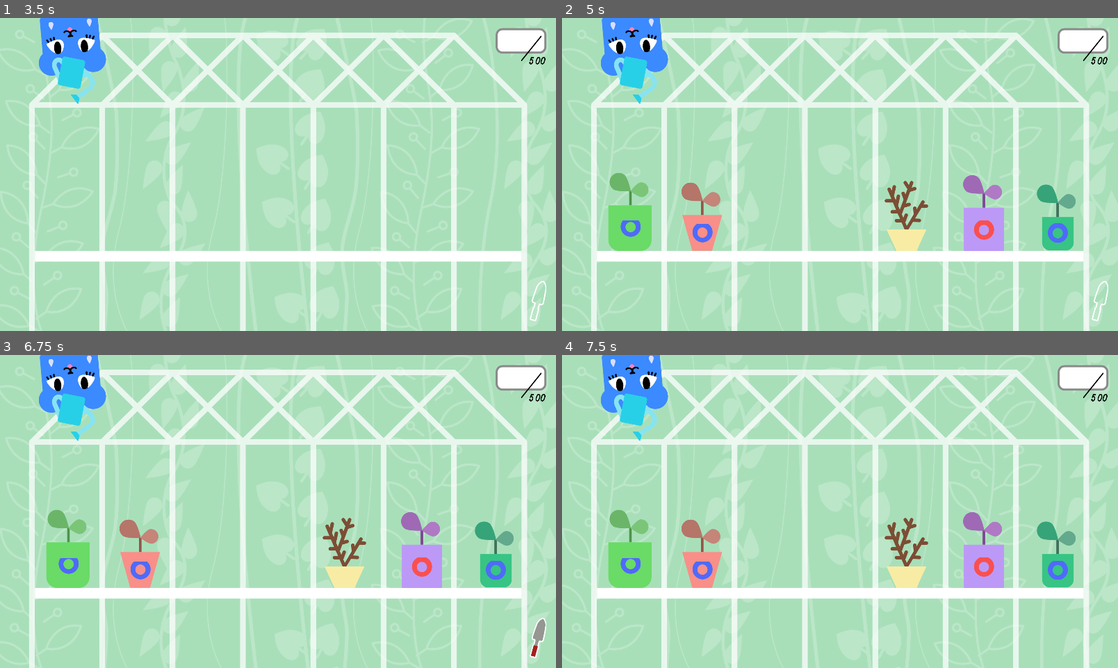
Above: before the commit, frames 1-4 (two rows, left to right).
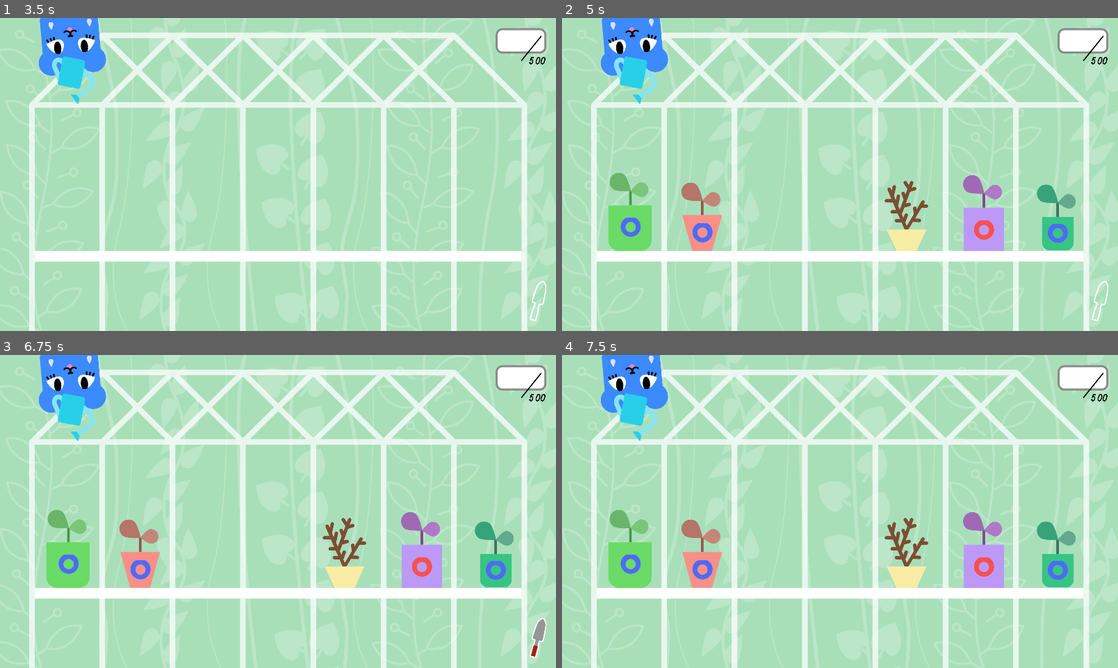
Above: after the commit, the same moments.

Repository: Janakanty/Mongoose-Garden
Game: Godot game, scene res://src/mainGamePlay/main.tscn
Two runs of this game, one before a commit and one after it. Both use one fixed random seed, a clock stepped at 60 frames per second and the inputs below.
Inputs:
- Up to frame 1 (3.5 s): hold Right (right) 0.53-1.28 s; tap E (e) at 0.6, 3.05 s; tap P (p) at 0.8, 1.35 s; tap Enter at 1.25, 2.75 s; hold Down (down) 1.28-2.03 s; tap R (r) at 1.55, 2.1 s; tap Space (space) at 2 s; hold Right (right) 2.03-2.78 s; tap W (w) at 2.3, 2.85 s; hold Up (up) from 2.78 s (still down)
- Up to frame 2 (5 s): tap Space (space) at 3.5 s; release Up (up) at 3.53 s; hold Left (left) from 3.53 s (still down); tap E (e) at 3.6 s; tap P (p) at 3.8, 4.35 s; tap Enter at 4.25 s; tap R (r) at 4.55 s
- Up to frame 3 (6.75 s): tap Space (space) at 5, 6.6 s; release Left (left) at 5.03 s; hold Down (down) 5.03-5.78 s; tap Q (q) at 5.1 s; tap W (w) at 5.3 s; hold Right (right) 5.78-6.53 s; tap R (r) at 5.85 s; tap E (e) at 6.05 s; hold Up (up) from 6.53 s (still down)
- Up to frame 4 (7.5 s): tap P (p) at 6.8 s; release Up (up) at 7.28 s; hold Right (right) from 7.28 s (still down); tap W (w) at 7.35 s

Frame 1 is identical in both runs. In frame 2, less than 0.1% of the frame differs, in the area x 11-90%, y 63-66%; in frame 3, less than 0.1%, in the area x 10-27%, y 63-66%; in frame 4, less than 0.1%.

Commit message:
first effects

Diff:
--- a/global.gd
+++ b/global.gd
@@ -6,10 +6,40 @@
 var pause : bool = false
 var pause_by_p : bool = false
 
+
 var point = 0
 var MAX_HP = 3
 var HP = 3
 var game_over = false
+
+# WARTOŚCI ROŚLIN
+var progress_speed = 10
+var progress_speed_disadvantage = 0
+
+#LOBDILLA
+var max_progress_LOBDILLA = 10
+var value_regress_LOBDILLA = 20
+
+#BLEEDI
+var max_progress_BLEEDI = 20
+var value_regress_BLEEDI = 20
+
+#VIOLIK
+var max_progress_VIOLIK = 40
+var value_regress_VIOLIK = 20
+
+#NEEDLI
+var max_progress_NEEDLI = 30
+var value_regress_NEEDLI = 20
+
+#BLUMLIT
+var max_progress_BLUMLIT = 30
+var value_regress_BLUMLIT = 20
+
+# FUNKCJE
+func refresh_point():
+	print(point)
+	get_parent().get_node("/root/main/background/point").text = str(point)
 
 # ZMIENNE ZPRAWDZAJĄ CZY KTOŚ JE AKTUALNIE PODLEWA LUB NAWILŻA
 # kolumna 1
@@ -33,8 +63,3 @@
 # kolumna 7
 var watering_col7 = 0
 var evaporating_col7 = 0
-
-
-func refresh_point():
-	print(point)
-	get_parent().get_node("/root/main/background/point").text = str(point)
--- a/src/mainGamePlay/HP.gd
+++ b/src/mainGamePlay/HP.gd
@@ -1,30 +1,24 @@
 extends Control
 
-onready var one_hp =   get_node("HBoxContainer/HP1")
-onready var two_hp =   get_node("HBoxContainer/HP2")
-onready var three_hp = get_node("HBoxContainer/HP3")
-onready var four_hp =  get_node("HBoxContainer/HP4")
-onready var five_hp =  get_node("HBoxContainer/HP5")
-onready var six_hp =   get_node("HBoxContainer/HP6")
-onready var seven_hp = get_node("HBoxContainer/HP7")
-onready var eight_hp = get_node("HBoxContainer/HP8")
-onready var nine_hp =  get_node("HBoxContainer/HP9")
+#onready var one_hp =   get_node("HBoxContainer/HP1")
+#onready var two_hp =   get_node("HBoxContainer/HP2")
+#onready var three_hp = get_node("HBoxContainer/HP3")
+#onready var four_hp =  get_node("HBoxContainer/HP4")
+#onready var five_hp =  get_node("HBoxContainer/HP5")
+#onready var six_hp =   get_node("HBoxContainer/HP6")
+#onready var seven_hp = get_node("HBoxContainer/HP7")
+#onready var eight_hp = get_node("HBoxContainer/HP8")
+#onready var nine_hp =  get_node("HBoxContainer/HP9")
 
 var HP_array = Array()
 
 func init_array():
-		HP_array = [one_hp, two_hp, three_hp, four_hp, five_hp, six_hp, seven_hp, eight_hp, nine_hp]
-
+		#HP_array = [one_hp, two_hp, three_hp, four_hp, five_hp, six_hp, seven_hp, eight_hp, nine_hp]
+		HP_array = $HBoxContainer.get_children()
 
 func _ready():
 		init_array()
 		stat_HP()
-		decrease_HP()
-		decrease_HP()
-		decrease_HP()
-		increase_HP()
-		increase_HP()
-		increase_HP()
 
 
 func stat_HP():
--- a/src/mainGamePlay/main.tscn
+++ b/src/mainGamePlay/main.tscn
@@ -319,8 +319,8 @@
 visible = false
 anchor_right = 1.0
 anchor_bottom = 1.0
-margin_right = 120960.0
-margin_bottom = 68040.0
+margin_right = 126720.0
+margin_bottom = 71280.0
 __meta__ = {
 "_edit_use_anchors_": false
 }
--- a/src/plants/plant/plant.gd
+++ b/src/plants/plant/plant.gd
@@ -18,6 +18,7 @@
 var added_condition = 0
 var name_plant
 var speed_progress = 10
+var final_progress_speed
 
 
 func _ready():
@@ -39,105 +40,117 @@
 		get_parent().plant_slots[my_column-1] = 0
 		queue_free()
 
-
-func grow_way(delta): # mode mówi czy rośłina będzie potrzebować pary lub wody.
+#USUNICIE ROŚLINY Z PLANSZY
+func taken_off_the_board():
+		if ready == true or dead == true:
+				if ready == true:
+						get_point()
+						effect_plant()
+						#fajny dźwięk
+				if dead == true and name_plant != "BLEBLO":
+						lose_one_HP()
+				tween.interpolate_property($".","rect_global_position", null, Vector2(my_x_position,-1000),0.4, Tween.TRANS_LINEAR, Tween.EASE_IN_OUT)
+				tween.start()
+
+func get_point():
+		Global.point += point
+		Global.refresh_point()
+
+func reset_condition():
+		timer_down.start()
+
+func effect_plant():
+		match name_plant:
+				"LOBDILLA":
+						pass
+				"BLEEDI":
+						pass
+				"VIOLIK":
+						pass
+				"NEEDLI":
+						pass
+				"BLUMLIT":
+						effect_BLIMLIT()
+				"BLEBLO":
+						effect_BLEBLO()
+
+func grow_way(delta): # mode mówi czy roślina będzie potrzebować pary lub wody.
+		final_progress_speed = Global.progress_speed - Global.progress_speed_disadvantage
 		if mode == 0:
 				match my_column:
 					1:
 						if Global.watering_col1 == 1:
-							progres_bar.value += 10 * delta
+							progres_bar.value += final_progress_speed * delta
 							reset_condition()
 					2:
 						if Global.watering_col2 == 1:
-							progres_bar.value += 10 * delta
+							progres_bar.value += final_progress_speed * delta
 							reset_condition()
 					3:
 						if Global.watering_col3 == 1:
-							progres_bar.value += 10 * delta
+							progres_bar.value += final_progress_speed * delta
 							reset_condition()
 					4:
 						if Global.watering_col4 == 1:
-							progres_bar.value += 10 * delta
+							progres_bar.value += final_progress_speed * delta
 							reset_condition()
 					5:
 						if Global.watering_col5 == 1:
-							progres_bar.value += 10 * delta
+							progres_bar.value += final_progress_speed * delta
 							reset_condition()
 					6:
 						if Global.watering_col6 == 1:
-							progres_bar.value += 10 * delta
+							progres_bar.value += final_progress_speed * delta
 							reset_condition()
 					7:
 						if Global.watering_col7 == 1:
-							progres_bar.value += 10 * delta
+							progres_bar.value += final_progress_speed * delta
 							reset_condition()
 		elif mode == 1:
 				match my_column:
 					1:
 						if Global.evaporating_col1 == 1:
-							progres_bar.value += 10 * delta
+							progres_bar.value += final_progress_speed * delta
 							reset_condition()
 					2:
 						if Global.evaporating_col2 == 1:
-							progres_bar.value += 10 * delta
+							progres_bar.value += final_progress_speed * delta
 							reset_condition()
 					3:
 						if Global.evaporating_col3 == 1:
-							progres_bar.value += 10 * delta
+							progres_bar.value += final_progress_speed * delta
 							reset_condition()
 					4:
 						if Global.evaporating_col4 == 1:
-							progres_bar.value += 10 * delta
+							progres_bar.value += final_progress_speed * delta
 							reset_condition()
 					5:
 						if Global.evaporating_col5 == 1:
-							progres_bar.value += 10 * delta
+							progres_bar.value += final_progress_speed * delta
 							reset_condition()
 					6:
 						if Global.evaporating_col6 == 1:
-							progres_bar.value += 10 * delta
+							progres_bar.value += final_progress_speed * delta
 							reset_condition()
 					7:
 						if Global.evaporating_col7 == 1:
-							progres_bar.value += 10 * delta
-							reset_condition()
-
+							progres_bar.value += final_progress_speed * delta
+							reset_condition()
 
 func lose_way():
 		if dead == false:
 				regres_bar.value = timer_down.time_left
 				regres_bar.show()
 
-
-func taken_off_the_board():
-		if ready == true or dead == true:
-				if ready == true:
-						get_point()
-						#fajny dźwięk
-				tween.interpolate_property($".","rect_global_position", null, Vector2(my_x_position,-1000),0.4, Tween.TRANS_LINEAR, Tween.EASE_IN_OUT)
-				tween.start()
-
-
-func reset_condition():
-		timer_down.start()
-
-
-func get_point():
-		Global.point += point
-		Global.refresh_point()
-
-
 func progres_and_regress_bars_hide():
 		progres_bar.hide()
 		regres_bar.hide()
 
-
 func pause_game():
 		get_node("Timer_to_lose").paused = true
 
 func loose_game():
 		get_node("Timer_to_lose").paused = false
-
 
 func check_plant_condition():
 		match plant_condition:
@@ -171,7 +184,6 @@
 							2:
 								to_plant_READY()
 
-
 func to_small_plant_OK():
 		$textures/smallPlantBAD.hide()
 		$textures/smallPlantOK.show()
@@ -195,19 +207,15 @@
 		$textures/plantBAD.show()
 		ready = false
 
-
 func to_plant_DEAD():
 		$textures/plantBAD.hide()
 		$textures/plantDEAD.show()
-
 
 func to_plant_READY():
 		$textures/plantBAD.hide()
 		$textures/plantOK.hide()
 		$textures/plantREADY.show()
 		ready = true
-
-
 
 func _on_progres_value_changed(value):
 		regres_bar.hide()
@@ -228,22 +236,21 @@
 				if dead == false:
 						check_plant_condition()
 
-
 # INDIVIDUAL PLANTS
 # 	 Kod rośliny składa się z:
 # -  ustawienia początkowych wartości tj. ustawienie tekstur, nazwy, ile punktów da do puli jeśli gracz ją zrealizuje, czas regresu i czas postępu.
 # -  rozwoju rośliny
 # -  właściwości specjalnych
 
-
+#LOBDILLA
 func LOBDILLA(): #dość szybki kwiatek. Mało punktowany ale bardzo szybki do realizacji
 		name_plant = "LOBDILLA"
 		point = 1
-		time_down = 5
+		time_down = Global.value_regress_LOBDILLA
 		rect_position.y = rect_position.y - 50
-		$textures/progres.max_value = 30
-		$textures/regres.max_value = 5
-		$textures/regres.value = 5
+		$textures/progres.max_value = Global.max_progress_LOBDILLA
+		$textures/regres.max_value = Global.value_regress_LOBDILLA
+		#$textures/regres.value = Global.value_regress_LOBDILLA
 		$textures/progres.rect_position.y += 20
 		$textures/regres.rect_position.y += 20
 		$textures/flowerPot.texture = load("res://graphics/plants/lobdilla/lobdilla doniczka.png")
@@ -264,15 +271,15 @@
 				plant_level = 2
 		progres_bar.value = 0
 
-
+#BLEEDI
 func BLEEDI(): #normalny kwiatek, potencjalnie normalna długoścc podlewania
 		name_plant = "BLEEDI"
 		point = 1
-		time_down = 10
+		time_down = Global.value_regress_BLEEDI
 		rect_position.y = rect_position.y + 9
-		$textures/progres.max_value = 20
-		$textures/regres.max_value = 10
-		$textures/regres.value = 10
+		$textures/progres.max_value = Global.max_progress_BLEEDI
+		$textures/regres.max_value = Global.value_regress_BLEEDI
+		#$textures/regres.value = Global.value_regress_BLEEDI
 		$textures/progres.rect_position.y -= 20
 		$textures/regres.rect_position.y -= 20
 		$textures/progres.rect_position.x += 5
@@ -297,15 +304,15 @@
 			plant_level = 2
 		progres_bar.value = 0
 
-
-func VIOLIK():  #ten kwaitek co się tylko podlewa parą
+#VIOLIK
+func VIOLIK():  #ten kwiatek co się tylko podlewa parą
 		name_plant = "VIOLIK"
 		point = 1
-		time_down = 20
+		time_down = Global.value_regress_VIOLIK
 		mode = 1
-		$textures/progres.max_value = 40
-		$textures/regres.max_value = 20
-		$textures/regres.value = 20
+		$textures/progres.max_value = Global.max_progress_VIOLIK
+		$textures/regres.max_value = Global.value_regress_VIOLIK
+		#$textures/regres.value = Global.value_regress_VIOLIK
 		$textures.rect_position.x -= 30
 		$textures/progres.rect_position.y -= 20
 		$textures/regres.rect_position.y -= 20
@@ -331,14 +338,14 @@
 			plant_level = 2
 		progres_bar.value = 0
 
-
+#NEEDLI
 func NEEDLI():
 		name_plant = "NEEDLI"
 		point = 1
-		time_down = 25
+		time_down = Global.value_regress_NEEDLI
 		rect_position.y = rect_position.y - 34
-		$textures/progres.max_value = 30
-		$textures/regres.max_value = 25
+		$textures/progres.max_value = Global.max_progress_NEEDLI
+		$textures/regres.max_value = Global.value_regress_NEEDLI
 		$textures/progres.rect_position.y += 25
 		$textures/regres.rect_position.y += 25
 		$textures/progres.rect_position.x += 17
@@ -372,7 +379,6 @@
 		progres_bar.value = 0
 		change_mode()
 
-
 func change_mode():
 	if added_condition < 2 and name_plant != "VIOLIK": #water mode
 		mode = 0
@@ -381,15 +387,14 @@
 		mode = 1
 		$textures/regres.tint_progress = Color("fb5050") # Color(0.91,0.27,0.27,1.0)
 
-
-
+#BLUMLIT
 func BLUMLIT(): # ten niebieski co daje życie
 		name_plant = "BLUMLIT"
 		point = 1
-		time_down = 15
-		$textures/progres.max_value = 30
-		$textures/regres.max_value = 15
-		$textures/regres.value = 15
+		time_down = Global.value_regress_BLUMLIT
+		$textures/progres.max_value = Global.max_progress_BLUMLIT
+		$textures/regres.max_value = Global.value_regress_BLUMLIT
+		#$textures/regres.value = Global.value_regress_BLUMLIT
 		$textures/flowerPot.texture = load("res://graphics/plants/blumlit/blumlit doniczka.png")
 		$textures/smallPlantOK.texture = load("res://graphics/plants/blumlit/BLUMLIT sadzonka OK.png")
 		$textures/smallPlantBAD.texture = load("res://graphics/plants/blumlit/BLUMLIT sadzonka BAD.png")
@@ -412,22 +417,35 @@
 				plant_level = 2
 		progres_bar.value = 0
 
-
+func effect_BLIMLIT(): # wywouje funkcje increase_HP() ze skryptu HP.gd
+		get_one_HP()
+
+
+#BLEBLO
 func BLEBLO(): #krzak co utrudnia życie
-	name_plant = "BLUMLIT"
+	name_plant = "BLEBLO"
 	point = 1
 	ready = true
 	dead = true
+	Global.progress_speed_disadvantage += 5
 	$textures.rect_position.y +=152
 	$textures/progres.hide()
 	$textures/regres.hide()
 	$textures/smallPlantOK.hide()
 	$textures/flowerPot.texture = load("res://graphics/plants/bleblo/bleblo.png")
 
-
+func effect_BLEBLO(): # wywouje funkcje increase_HP() ze skryptu HP.gd
+		Global.progress_speed_disadvantage -= 5
+
+#BOOMDI
 func BOOMDI():
 	pass
 
-
 func progress_max_value_BOOMDI():
 		pass
+
+func get_one_HP():
+	get_parent().get_parent().get_node("background/HP_System").increase_HP()
+
+func lose_one_HP():
+	get_parent().get_parent().get_node("background/HP_System").decrease_HP()
